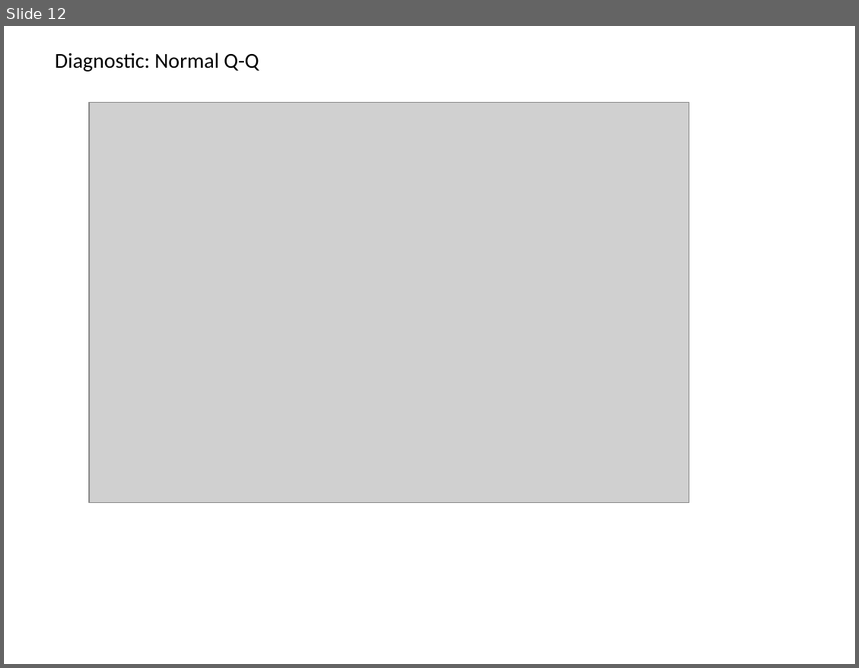
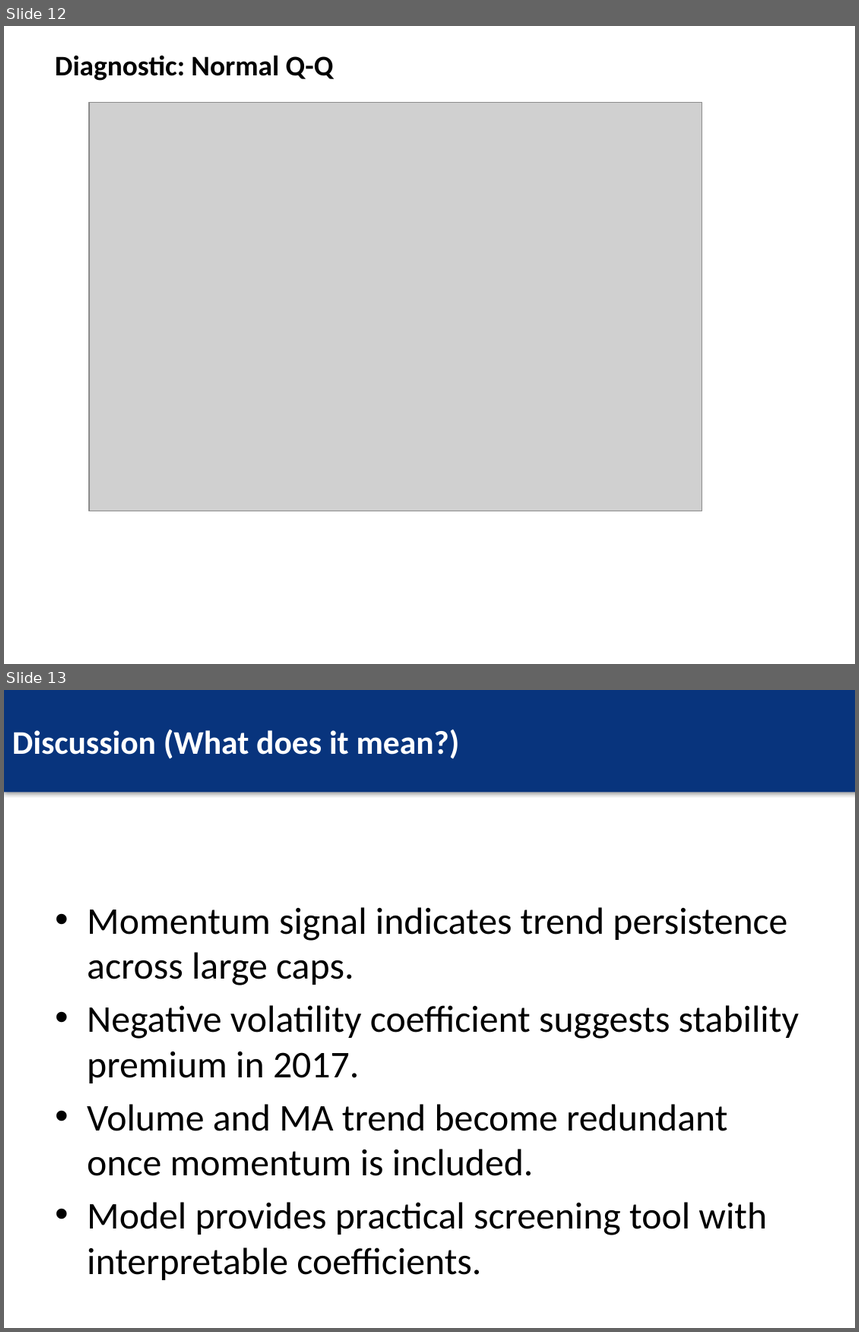
Before and after one commit to paullopes2004/RegressionCourseProject, a slide deck: reports/Regression_Project_Presentation.pptx. Shown one above the other, each under a label of ours: slide 12 before the commit, slides 12 and 13 after it. The pictures are 859x668 and 859x1332 pixels, drawn with LibreOffice and Linux fonts; fonts in the diff are those of the drawing; grey boxes stand for pictures. Boxes give left, top, right and bottom in pixels: in the first picture for what was removed or moved away, otherwise in the second. Text is boxed around its words. In the diff, an @@ line names an element or a change of style, - is before the commit and + after.

```diff
--- a/reports/Regression_Project_Presentation.pptx
+++ b/reports/Regression_Project_Presentation.pptx
@@ slide 13 added at (x1=4, y1=690, x2=855, y2=1328), background #FFFFFF @@
@@ rectangle added at (x1=4, y1=690, x2=855, y2=792), fill #08347D, 28 pt, text #FFFFFF, bold @@
+Discussion (What does it mean?)
@@ text added at (x1=87, y1=907, x2=799, y2=1281), 32 pt, text #000000 @@
+• Momentum signal indicates trend persistence across large caps.
+• Negative volatility coefficient suggests stability premium in 2017.
+• Volume and MA trend become redundant once momentum is included.
+• Model provides practical screening tool with interpretable coefficients.
@@ slide 12 changed as well @@
@@ text "Diagnostic: Normal Q-Q" at (x1=55, y1=55, x2=334, y2=81): size 18 to 24 pt, bold on @@
@@ picture resized from (x1=89, y1=103, x2=690, y2=503) to (x1=89, y1=103, x2=702, y2=511) @@
```
Also in this commit, not shown: 6 other slides changed, 10 other slides added, 8 slides removed.
